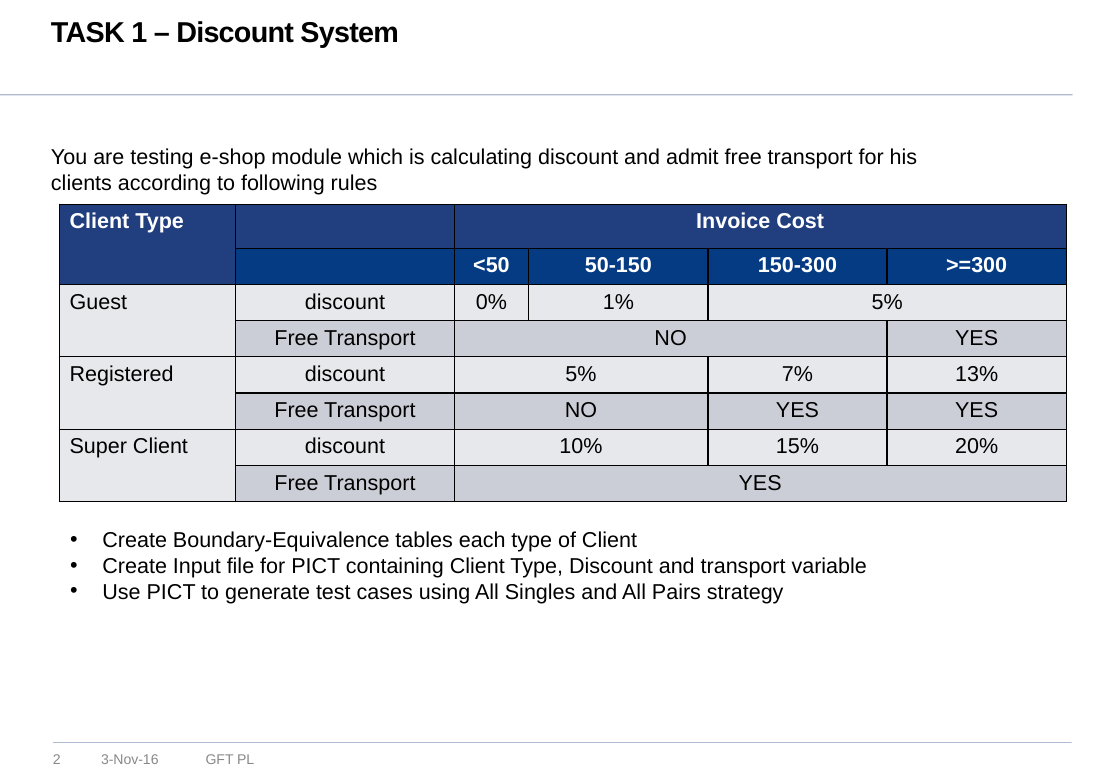
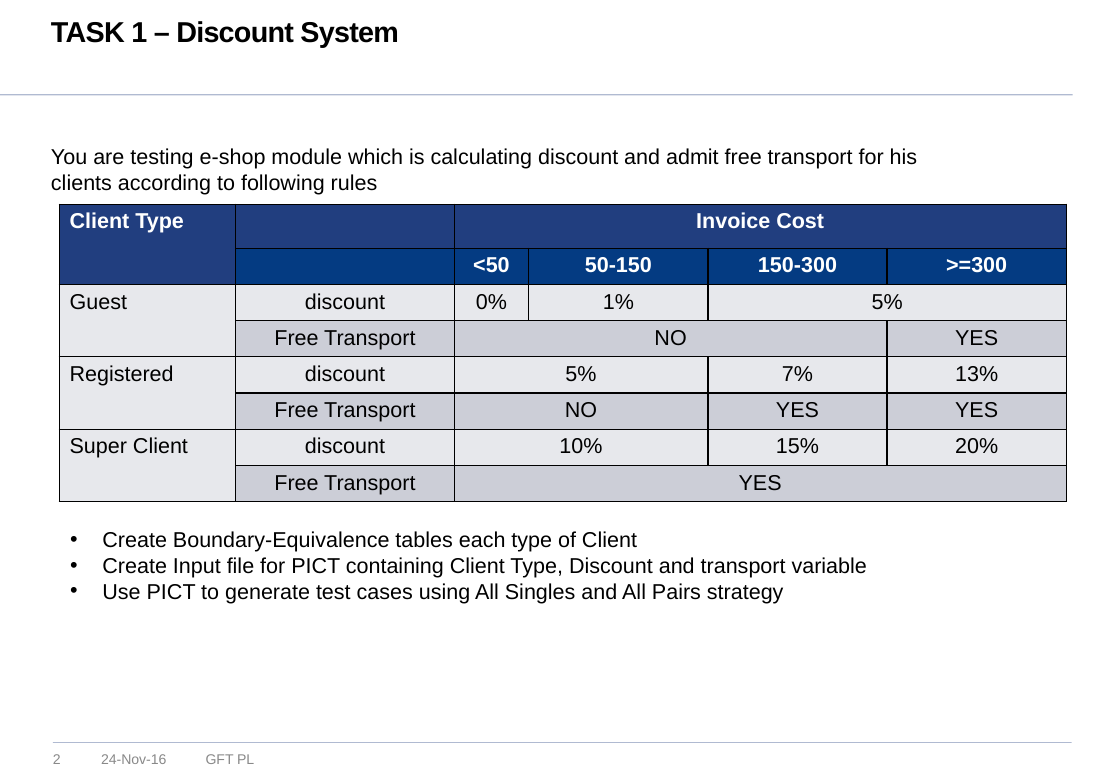
Before and after one commit to marcinBlaszczyk/math.uni.lodz.pl-2016, a slide deck: slide 2 of lesson-3/Black Box Testing - Excercises.pptx. Drawn at 1120x775 pixels with LibreOffice and Linux fonts; fonts in the diff are those of the drawing; background and template pictures are left out. Boxes give left, top, right and bottom in pixels: in the first picture for what was removed or moved away, otherwise in the second. Text is boxed around its words. In the diff, an @@ line names an element or a change of style, - is before the commit and + after.

```diff
--- a/lesson-3/Black Box Testing - Excercises.pptx
+++ b/lesson-3/Black Box Testing - Excercises.pptx
@@ text at (101, 754, 166, 764): text changed @@
-3-Nov-16
+24-Nov-16
```
Also in this commit, not shown: 3 other slides changed, 17 other files.
